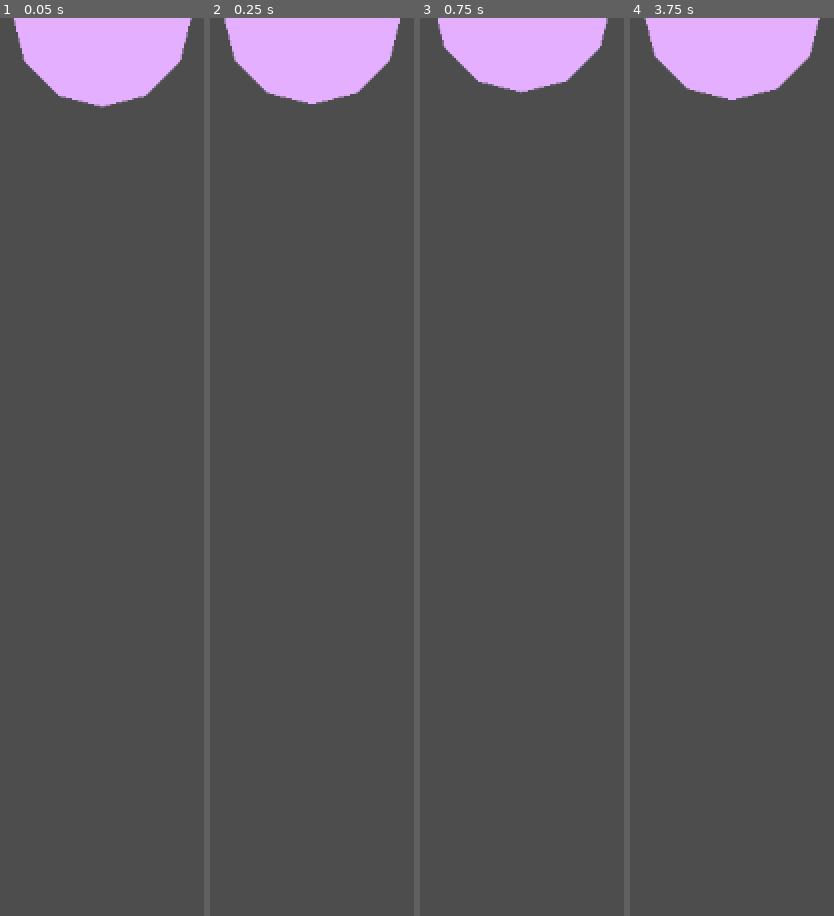
Above: before the commit, frames 1-4 (left to right).
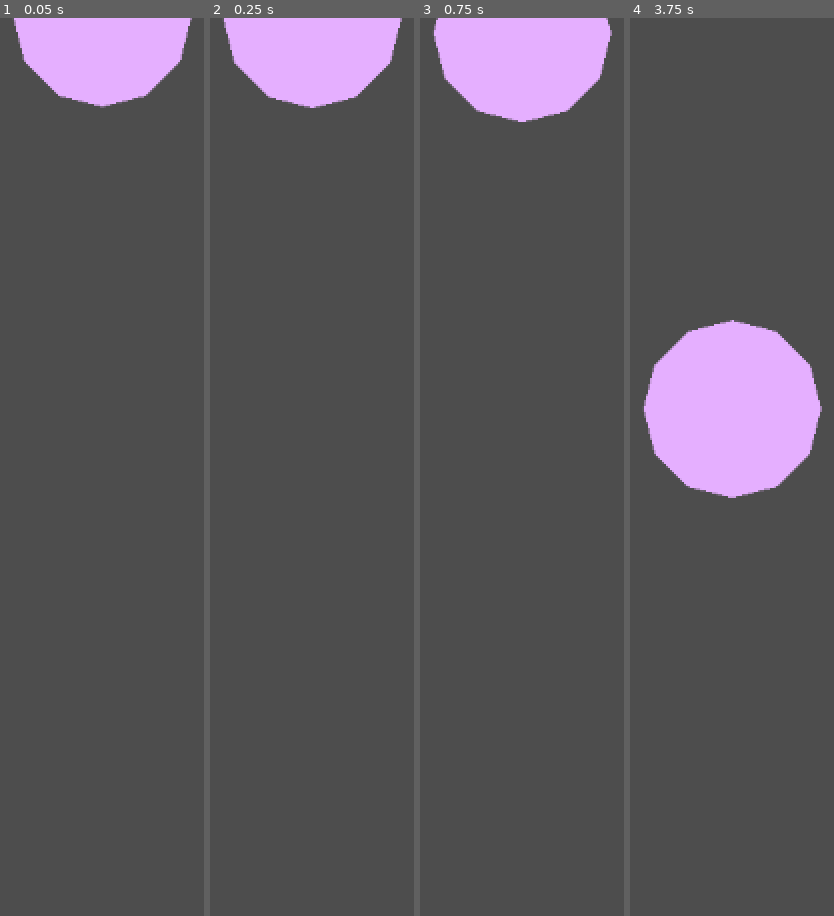
Above: after the commit, the same moments.

Repository: theascone/ggj25
Game: Godot game, scene res://scenes/level1.tscn
Two runs of this game, one before a commit and one after it. Both use one fixed random seed, a clock stepped at 60 frames per second and the inputs below.
Inputs:
- Up to frame 1 (0.05 s): no input
- Up to frame 2 (0.25 s): no input
- Up to frame 3 (0.75 s): tap Enter (ui_accept) at 0.5 s; hold Right (ui_right) from 0.53 s (still down)
- Up to frame 4 (3.75 s): tap Enter (ui_accept) at 0.77, 1.52, 3.02 s; release Right (ui_right) at 2.03 s; hold Left (ui_left) 2.03-2.78 s; hold Right (ui_right) from 2.78 s (still down)

Frame 1 is identical in both runs. In frame 2, 0.5% of the frame differs, in the area x 6-95%, y 0-11%; in frame 3, 3.0%; in frame 4, 19%, in the area x 6-95%, y 0-54%.

Commit message:
implement splitting

Diff:
--- a/project.godot
+++ b/project.godot
@@ -37,6 +37,11 @@
 "events": [Object(InputEventJoypadMotion,"resource_local_to_scene":false,"resource_name":"","device":-1,"axis":0,"axis_value":-1.0,"script":null)
 ]
 }
+split={
+"deadzone": 0.5,
+"events": [Object(InputEventJoypadButton,"resource_local_to_scene":false,"resource_name":"","device":-1,"button_index":0,"pressure":0.0,"pressed":true,"script":null)
+]
+}
 
 [physics]
 
--- a/scenes/bubble.tscn
+++ b/scenes/bubble.tscn
@@ -1,6 +1,6 @@
 [gd_scene load_steps=3 format=3 uid="uid://bpdxao1oh1o1u"]
 
-[ext_resource type="Script" path="res://scenes/bubble.gd" id="1_u7v32"]
+[ext_resource type="Script" path="res://scripts/bubble.gd" id="1_u7v32"]
 
 [sub_resource type="CircleShape2D" id="CircleShape2D_3alvk"]
 radius = 64.0
--- a/scenes/level1.tscn
+++ b/scenes/level1.tscn
@@ -1,8 +1,16 @@
-[gd_scene load_steps=2 format=3 uid="uid://bwv0gxs8blh0l"]
+[gd_scene load_steps=3 format=3 uid="uid://bwv0gxs8blh0l"]
 
 [ext_resource type="PackedScene" uid="uid://bpdxao1oh1o1u" path="res://scenes/bubble.tscn" id="1_wyawi"]
+[ext_resource type="PackedScene" uid="uid://bin1esr2i0gfc" path="res://scenes/player.tscn" id="2_y6y1y"]
 
-[node name="Node2D" type="Node2D"]
+[node name="Root" type="Node2D"]
 
 [node name="Bubble" parent="." instance=ExtResource("1_wyawi")]
 position = Vector2(192, 0)
+
+[node name="Player" parent="." node_paths=PackedStringArray("controlled") instance=ExtResource("2_y6y1y")]
+controlled = NodePath("../Bubble")
+bubble_scene = ExtResource("1_wyawi")
+
+[node name="TileMap" type="TileMap" parent="."]
+format = 2
--- /dev/null
+++ b/scenes/player.tscn
@@ -0,0 +1,6 @@
+[gd_scene load_steps=2 format=3 uid="uid://bin1esr2i0gfc"]
+
+[ext_resource type="Script" path="res://scripts/player.gd" id="1_ptxq5"]
+
+[node name="Player" type="Node2D"]
+script = ExtResource("1_ptxq5")
--- a/scenes/bubble.gd
+++ b/scripts/bubble.gd
@@ -1,20 +1,22 @@
+class_name Bubble
 extends CharacterBody2D
 
 
-@export var acceleration = 600.0
 @export var dampening = 0.9
 @export var sine_amplitude = 250.0
 @export var sine_frequency = 0.0035
 
+func add_velocity(velocity: Vector2):
+	self.velocity += velocity
+
 func _physics_process(delta: float) -> void:
 	# Add the gravity.
 	#if not is_on_floor():
-	#velocity += get_gravity() * delta
+	velocity += get_gravity() * delta
 
 	var direction = Input.get_vector("move_left", "move_right", "move_up", "move_down")
+	velocity += Vector2(0.0, sin(Time.get_ticks_msec()*sine_frequency))
 
-	velocity += direction * acceleration * delta
-	velocity += Vector2(0.0, sin(Time.get_ticks_msec()*sine_frequency))
 
 	velocity = lerp(velocity, Vector2(0.0, 0.0), dampening * delta)
 
--- /dev/null
+++ b/scripts/player.gd
@@ -0,0 +1,34 @@
+class_name Player
+extends Node2D
+
+@export var acceleration = 600.0
+@export var controlled: Bubble
+
+@export var bubble_scene: PackedScene
+
+# Called when the node enters the scene tree for the first time.
+func _ready() -> void:
+	pass # Replace with function body.
+
+
+func _physics_process(delta: float) -> void:
+	var direction = Input.get_vector("move_left", "move_right", "move_up", "move_down")
+	controlled.add_velocity(direction * acceleration * delta)
+
+func _input(event: InputEvent) -> void:
+	if event.is_action_pressed("split"):
+		var bubble: Bubble = bubble_scene.instantiate()
+		var velocity = controlled.velocity
+		var place_dir = Vector2(1, 0)
+		if velocity.length() > 1e-5:
+			place_dir = velocity.normalized()
+
+		bubble.position = controlled.position - place_dir
+		controlled.position += place_dir
+
+		get_node("/root/Root").add_child(bubble)
+
+
+# Called every frame. 'delta' is the elapsed time since the previous frame.
+func _process(delta: float) -> void:
+	pass
